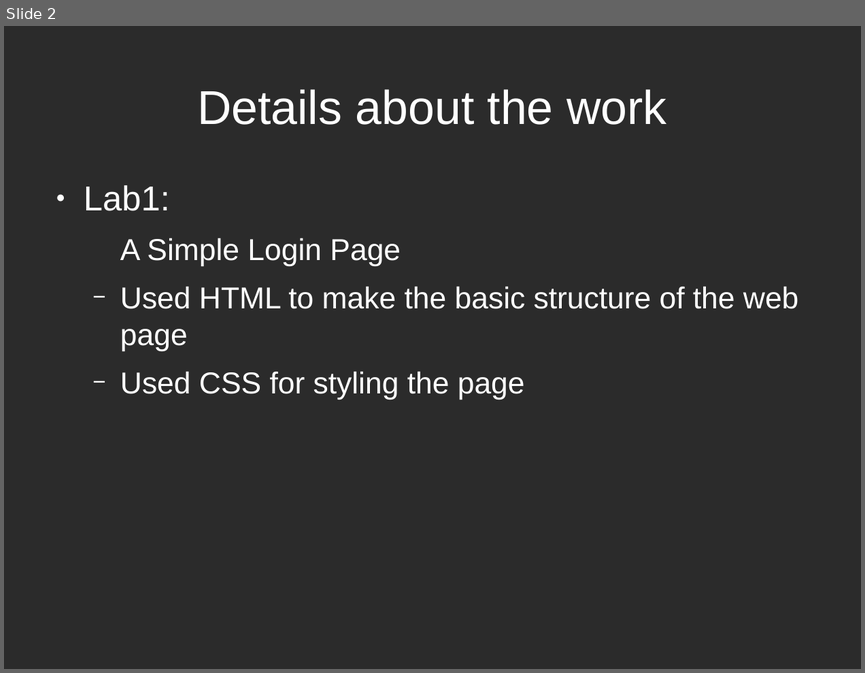
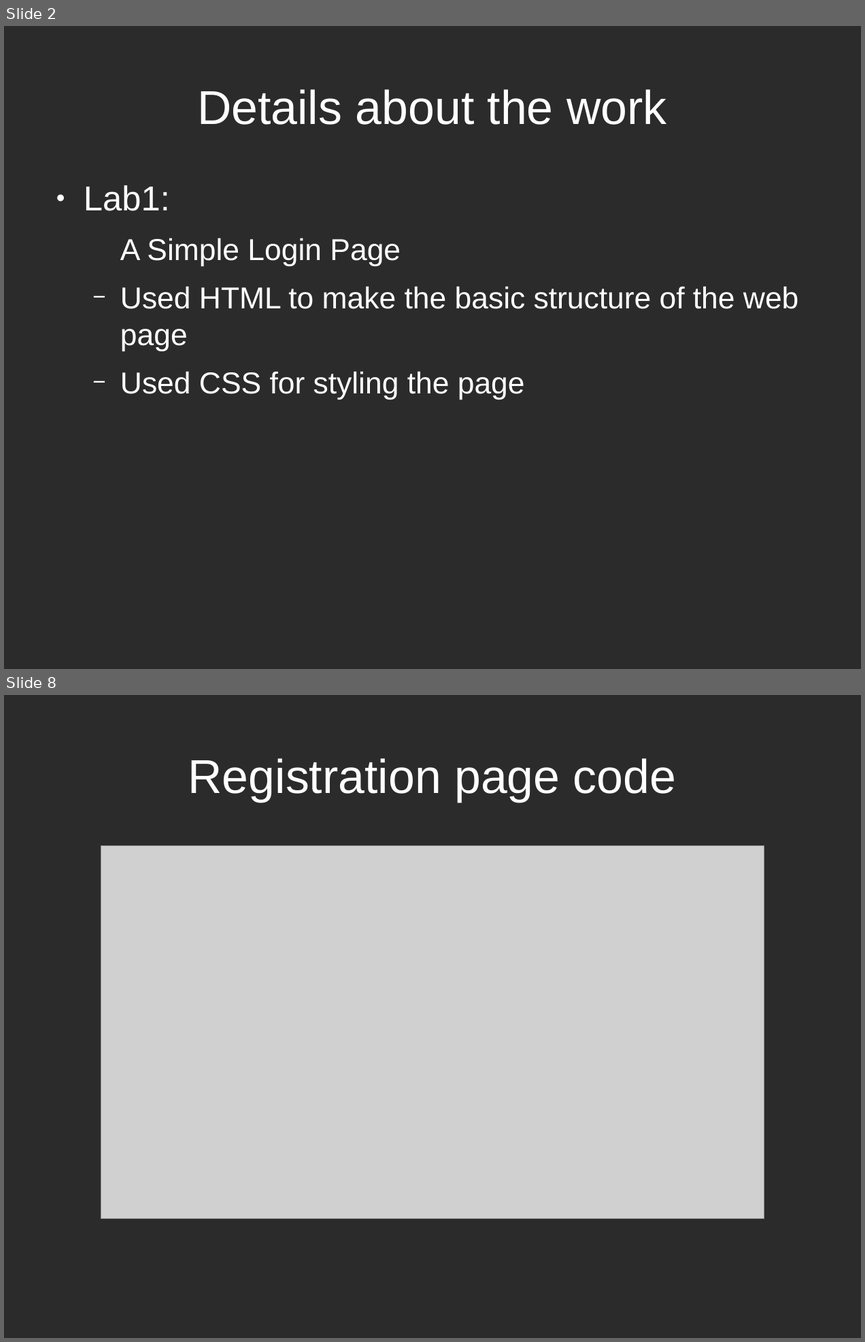
Before and after one commit to hiamandeep/it_lab_web_tech, a slide deck: ppt/lab1.odp. Shown one above the other, each under a label of ours: slide 2 before the commit, slides 2 and 8 after it; the slides between them are not shown. The pictures are 865x673 and 865x1342 pixels, drawn with LibreOffice and Linux fonts; fonts in the diff are those of the drawing; grey boxes stand for pictures; background and template pictures are left out; a plain dark background stands for a picture behind light text. Boxes give left, top, right and bottom in pixels: in the first picture for what was removed or moved away, otherwise in the second. Text is boxed around its words. In the diff, an @@ line names an element or a change of style, - is before the commit and + after.

```diff
--- a/ppt/lab1.odp
+++ b/ppt/lab1.odp
@@ slide 8 added at box(4, 695, 861, 1338), background picture (left out) @@
@@ title added at box(188, 758, 676, 802), 44 pt, text #FFFFFF @@
+Registration page code
@@ picture added at box(101, 845, 764, 1217) @@
```
Also in this commit, not shown: 32 other slides added, 43 other files.
